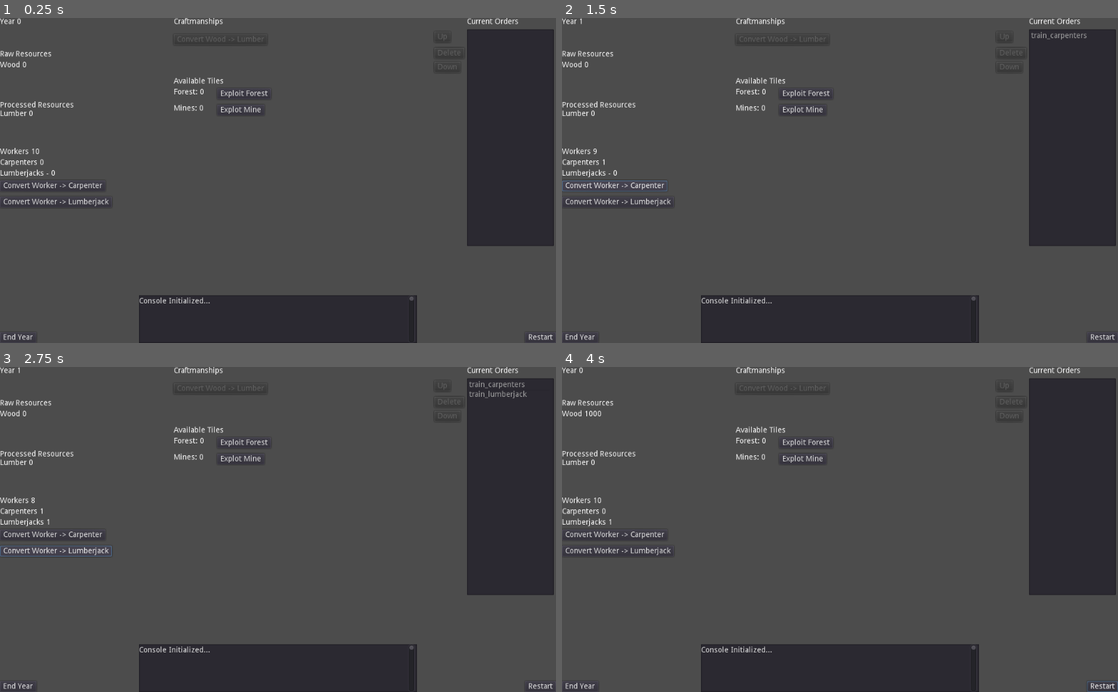
Above: before the commit, frames 1-4 (two rows, left to right).
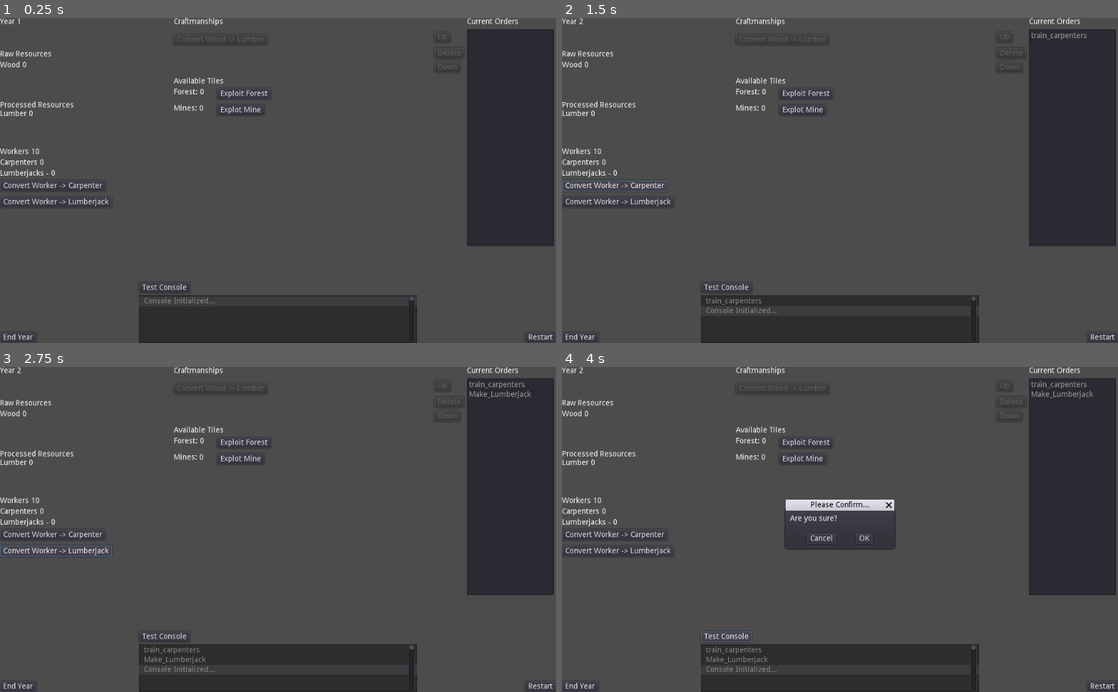
Above: after the commit, the same moments.

Repository: ccurteman/4X
Game: Godot game, scene res://Console GUI (Root).tscn
The game is run twice, just before and just after one commit, with the same random seed, the same clock (stepped at 60 frames per second) and the same inputs.
Inputs (mouse positions are in pixels of both pictures, inside the frame that each line leads up to):
- Up to frame 1 (0.25 s): no input
- Up to frame 2 (1.5 s): click "End Year" at 0.5 s; click "Convert Worker -> Carpenter" at 1.25 s
- Up to frame 3 (2.75 s): click "Convert Worker -> Lumberjack" at 2 s
- Up to frame 4 (4 s): click "Restart" at 2.75 s; click (728, 636) at 3.5 s, where only the run after the commit has a clickable "Test Console"

The runs differ from the first frame. In frame 1, 0.2% of the frame differs, in the area x 3-75%, y 0-89%; in frame 2, 0.3%; in frame 3, 0.5%; in frame 4, 2.1%, in the area x 3-100%, y 0-100%.

Commit message:
Misc work on game, no major features.

Diff:
--- a/Console GUI (Root).tscn
+++ b/Console GUI (Root).tscn
@@ -206,10 +206,14 @@
 margin_top = -88.0
 margin_right = 256.0
 
-[node name="TextEdit" type="TextEdit" parent="Log"]
+[node name="Log Text Line" type="TextEdit" parent="Log"]
 anchor_right = 1.0
 anchor_bottom = 1.0
 text = "Console Initialized..."
+readonly = true
+highlight_current_line = true
+breakpoint_gutter = true
+caret_blink = true
 __meta__ = {
 "_edit_use_anchors_": false
 }
@@ -218,8 +222,30 @@
 margin_left = 496.0
 margin_right = 508.0
 margin_bottom = 88.0
+
+[node name="Restart Confirmation" type="ConfirmationDialog" parent="."]
+anchor_left = 0.5
+anchor_top = 0.5
+anchor_right = 0.5
+anchor_bottom = 0.5
+margin_left = -100.0
+margin_top = -35.0
+margin_right = 100.0
+margin_bottom = 35.0
+dialog_text = "Are you sure?"
+
+[node name="Test Console" type="Button" parent="."]
+margin_left = 256.0
+margin_top = 488.0
+margin_right = 350.0
+margin_bottom = 508.0
+text = "Test Console"
+__meta__ = {
+"_edit_use_anchors_": false
+}
 [connection signal="pressed" from="End Turn" to="." method="_on_End_Turn_pressed"]
 [connection signal="pressed" from="Convert Worker -> Carpenter" to="." method="_on_Convert_Worker__Carpenter_pressed"]
 [connection signal="pressed" from="Convert Worker to Lumberjack" to="." method="_on_Convert_Worker_to_Lumberjack_pressed"]
 [connection signal="item_selected" from="Item List" to="." method="_on_Item_List_item_selected"]
 [connection signal="pressed" from="Restart" to="." method="_on_Restart_pressed"]
+[connection signal="confirmed" from="Restart Confirmation" to="." method="_on_Restart_Confirmation_confirmed"]
--- a/Console.gd
+++ b/Console.gd
@@ -1,95 +1,121 @@
 extends Control
+# Prototype for 4X style boardgame mechanics
+# Everything is thrown into this one big file
+# If development is to move forward past Monday, May 4th, 2020, refactoring will take place
+# The game is played in turns, thus there is no need to call physics_process or process
 
-export var wood_to_lumber_ratio := 100
 
+# Exported Variables
+export var wood_to_lumber_ratio := 10
 export var wood_pile := 1000
 export var lumber_pile := 0
-
 export var workers := 10
 export var carpenters := 0
+export var worker_to_carpenter_train_time := 1
 export var lumberjacks := 0
+export var worker_to_lumberjacks_train_time := 1
+export var start_year := 0
+export var exploited_forests := 0
 
+# Private Variables
+var current_year := 1
+var actions_array : Array
 
-var current_year := 0
-
-var orders : Array
-
-
-# Called when the node enters the scene tree for the first time.
-func _ready():
-	set_actions()
-	handle_turn()
-
-	var temp_carpenters = carpenters
-	var temp_workers = workers
+# Ready Dependent Variables
+onready var temp_carpenters = carpenters
+onready var temp_workers = workers
 
 
 
-func set_actions():
+# ---  BUILT-IN FUNCTIONS  --- #
+func _ready():
+	Check_Actions()
+	Begin_Turn()
+
+
+func _init() -> void:
+	pass
+
+
+
+# ---  CUSTOM FUNCTIONS  --- #
+# Takes in a string and prints it to the log. The action parameter will be converted to type string before being logged.
+func Log_Action(action):
+	$"Log/Log Text Line".insert_text_at_cursor(str(action) + "\n")
+
+
+# Checks every action in the game to see validate if said action.
+func Check_Actions():
 	if wood_pile < wood_to_lumber_ratio:
 		$"Convert Wood to Lumber".disabled = true
 	else:
 		$"Convert Wood to Lumber".disabled = false
 
 
+# Adds the action parameter to the action queue, and logs that action into the interface.
+func Add_Action(action):
+	$"Item List".add_item(str(action))
 
-func add_order(order_to_add):
-	$"Item List".add_item(order_to_add)
+	# Log the order
+	Log_Action(str(action))
 
 
-
-func handle_turn():
-	# Update Information
+# This function handles updating the interface, usually after Execute_Actions has been called.
+func Begin_Turn():
+	# Update Interface with new counts
 	$"Year Counter".text = "Year " + str(current_year)
-#	$"Item List".add_item("Test Order")
+	# $"Item List".add_item("Test Order")
 	$"Wood".text = "Wood " + str(wood_pile)
 	$"Lumber".text = "Lumber " + str(lumber_pile)
 	$"Workers".text = "Workers " + str(workers)
 	$"Carpenters".text = "Carpenters " + str(carpenters)
 
 
+# Execute_Actions takes the action_array and uses it to execute the actions
+func Execute_Actions():
+	# Loop through each action and make that function call
+	for action in actions_array:
+		# First we are going to log that this action is being called
+		Log_Action(action)
 
-func handle_orders():
-	# Loop through each order and make that function call
-	# The name of the order will be the name of the function
-	pass
+		# The name of the order will be the name of the function, we use call() to execute the function of that action
+		call(action)
 
 
-
-func make_lumber(wood):
-	var total_lumber_made = round(wood / 10)
+# This function is usually called by Execute_Actions. It takes in a parameter, wood, and converts it into lumber at wood_to_lumber_ratio
+func Make_Lumber(wood):
+	var total_lumber_made = round(wood / wood_to_lumber_ratio)
 	wood_pile -= wood
 	lumber_pile += total_lumber_made
 
 
-
-func train_carpenters(total_workers):
-	if total_workers > workers:
-		print("you cant do that")
-	else:
+# This function is usually called by Execute_Actions. It takes a parameter, total_workers, and
+func Train_Carpenters(total_workers):
+	# Validate that there are workers to convert
+	if total_workers < workers:
 		workers -= total_workers
 
 
+# Restart_Game will reset all the piles, exploited tiles, log contents and year to their default values and start the turn.
+func Restart_Game():
+	# Set all the resources back to 0
+	wood_pile = 0
+	lumber_pile = 0
+	workers = 10
+	carpenters = 0
+	current_year = 1
+	$"Item List".clear()
+	Begin_Turn()
 
+
+
+# ---  SIGNAL CONNECTIONS  --- #
 func _on_End_Turn_pressed():
 	print("Turn Ended")
 	current_year += 1
-	handle_orders()
-	handle_turn()
+	Execute_Actions()
+	Begin_Turn()
 	$"Item List".clear()
-
-
-
-func _on_Restart_pressed():
-	print("Game Reset")
-	wood_pile = 1000
-	lumber_pile = 0
-	workers = 10
-	carpenters = 0
-	current_year = 0
-	$"Item List".clear()
-	handle_turn()
-
 
 
 func _on_Item_List_item_selected(_index):
@@ -98,35 +124,29 @@
 	$"Delete".disabled = false
 
 
-
-
 func _on_Convert_Worker__Carpenter_pressed():
 	# Checking if there are any available workers
 	if workers > 0:
 		# Adding Actions to the Queue
-		add_order("train_carpenters")
+		Add_Action("train_carpenters")
 
 		# Removing 1 workers for 1 carpenter and updating console
-		workers -= 1
+		temp_workers -= 1
 		$"Workers".text = "Workers " + str(workers)
 
 		# Adding 1 carpenter for 1 worker and updating console
-		carpenters += 1
+		temp_carpenters += 1
 		$"Carpenters".text = "Carpenters " + str(carpenters)
 
 
+func _on_Convert_Worker_to_Lumberjack_pressed():
+	# We want to queue the order into the Add_Action so it will be executed on turn
+	Add_Action("Make_Lumberjack")
 
-func _on_Convert_Worker_to_Lumberjack_pressed():
-	# Checking if there are any available workers
-	if workers > 0:
 
-		# Adding Actions to the Queue
-		add_order("train_lumberjack")
+func _on_Restart_pressed() -> void:
+	$"Restart Confirmation".visible = true
 
-		# Removing 1 workers for 1 carpenter and updating console
-		workers -= 1
-		$"Workers".text = "Workers " + str(workers)
 
-		# Adding 1 lumberjack for 1 worker and updating console
-		lumberjacks += 1
-		$"Lumberjacks".text = "Lumberjacks " + str(lumberjacks)
+func _on_Restart_Confirmation_confirmed() -> void:
+	Restart_Game()
